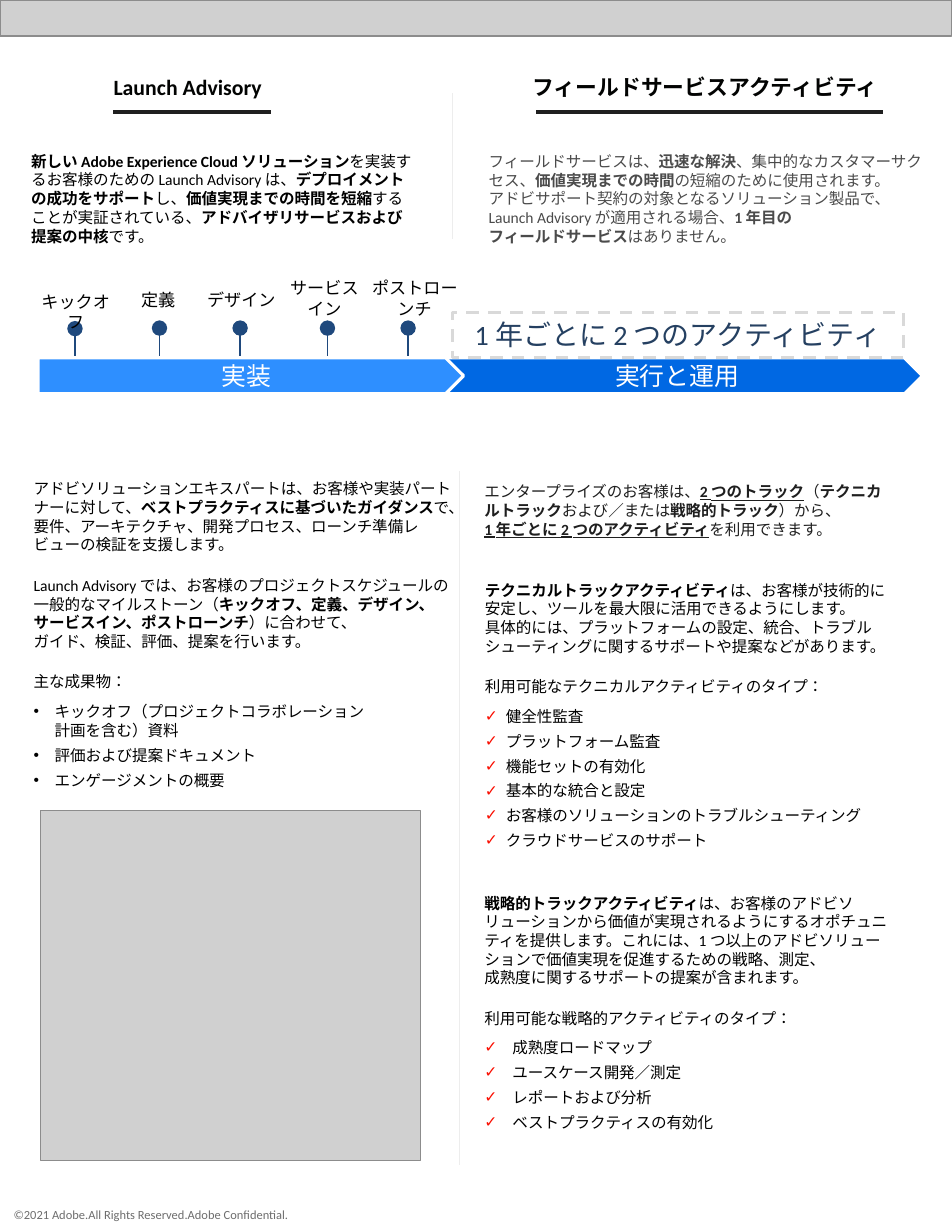
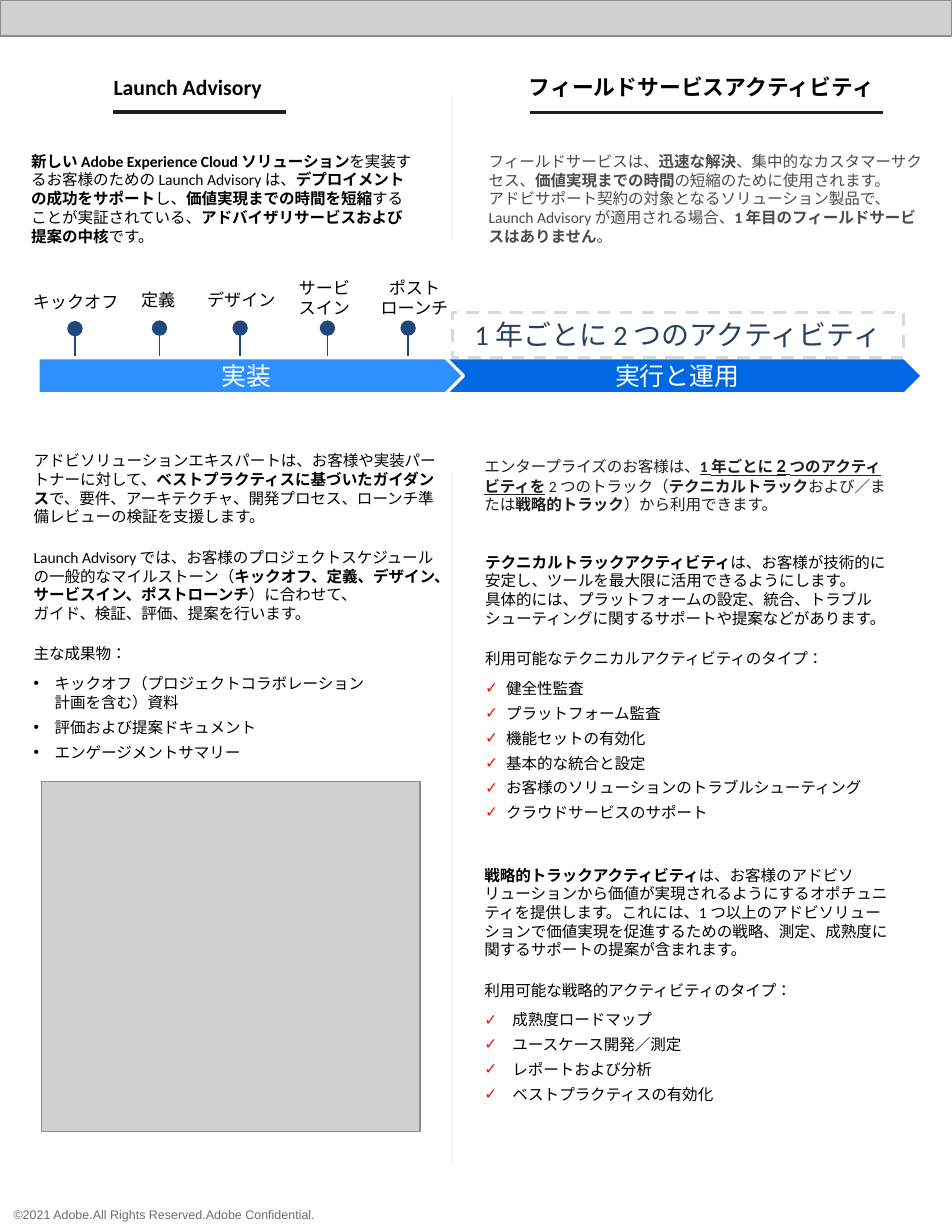
Before and after one commit to AdobeDocs/support-resources.ja-JP, a slide deck: slide 3 of help/data-sheets/assets/EnterpriseSupportDatasheet.pptx. Drawn at 952x1232 pixels with LibreOffice and Linux fonts; fonts in the diff are those of the drawing; grey boxes stand for pictures. Boxes give left, top, right and bottom in pixels: in the first picture for what was removed or moved away, otherwise in the second. Text is boxed around its words. In the diff, an @@ line names an element or a change of style, - is before the commit and + after.

```diff
--- a/help/data-sheets/assets/EnterpriseSupportDatasheet.pptx
+++ b/help/data-sheets/assets/EnterpriseSupportDatasheet.pptx
@@ freeform shape: place and size @@
-freeform shape at (113, 106, 271, 112)
+freeform shape at (113, 106, 287, 112)
@@ freeform shape: place and size @@
-freeform shape at (536, 112, 884, 129)
+freeform shape at (530, 113, 883, 120)
@@ text at (489, 154, 922, 243): spaces changed @@
-フィールドサービスは、迅速な解決、集中的なカスタマーサクセス、価値実現までの時間の短縮のために使用されます。
-アドビサポート契約の対象となるソリューション製品で、Launch Advisory が適用される場合、1 年目の
-フィールドサービスはありません。
+フィールドサービスは、迅速な解決、集中的なカスタマーサクセス、価値実現までの時間の短縮のために使用されます。
+アドビサポート契約の対象となるソリューション製品で、Launch Advisory が適用される場合、1 年目のフィールドサービスはありません。
@@ text "キックオフ" rewrapped from (41, 294, 110, 334) to (33, 294, 119, 309) @@
@@ text "サービスイン" rewrapped from (290, 280, 359, 316) to (299, 280, 350, 315) @@
@@ text at (381, 279, 449, 315): spaces changed @@
-ポストローンチ
+ポスト
+ローンチ
@@ text "アドビソリューションエキスパートは、お客様や実装パートナーに対して、ベストプラクティスに基づいたガイダンスで、要件、アー ...": place and size @@
-text "アドビソリューションエキスパートは、お客様や実装パートナーに対して、ベストプラクティスに基づいたガイダンスで、要件、アー ..." at (34, 481, 464, 787)
+text "アドビソリューションエキスパートは、お客様や実装パートナーに対して、ベストプラクティスに基づいたガイダンスで、要件、アー ..." at (34, 453, 450, 759)
@@ freeform shape: place and size @@
-freeform shape at (459, 470, 465, 1165)
+freeform shape at (452, 470, 458, 1165)
@@ text at (484, 458, 885, 512): text changed; bold off @@
-エンタープライズのお客様は、2 つのトラック（テクニカルトラックおよび／または戦略的トラック）から、
-1 年ごとに 2 つのアクティビティを利用できます。
+エンタープライズのお客様は、1 年ごとに 2 つのアクティビティを 2 つのトラック（テクニカルトラックおよび／または戦略的トラック）から利用できます。
@@ text at (55, 745, 241, 759): text changed @@
-• エンゲージメントの概要
+• エンゲージメントサマリー
@@ 2 texts, 1 picture: place and size @@
-2 texts, 1 picture at (41, 583, 887, 1160)
+2 texts, 1 picture at (41, 555, 887, 1131)
@@ text at (484, 868, 887, 957): spaces changed @@
-戦略的トラックアクティビティは、お客様のアドビソリューションから価値が実現されるようにするオポチュニティを提供します。これには、1 つ以上のアドビソリューションで価値実現を促進するための戦略、測定、
-成熟度に関するサポートの提案が含まれます。
+戦略的トラックアクティビティは、お客様のアドビソリューションから価値が実現されるようにするオポチュニティを提供します。これには、1 つ以上のアドビソリューションで価値実現を促進するための戦略、測定、成熟度に関するサポートの提案が含まれます。
@@ text "©2021 Adobe.All Rights Reserved.Adobe Confidential." at (14, 1210, 314, 1222): font Calibri to Arial @@
```
Also in this commit, not shown: 3 other slides changed, 8 other files.
